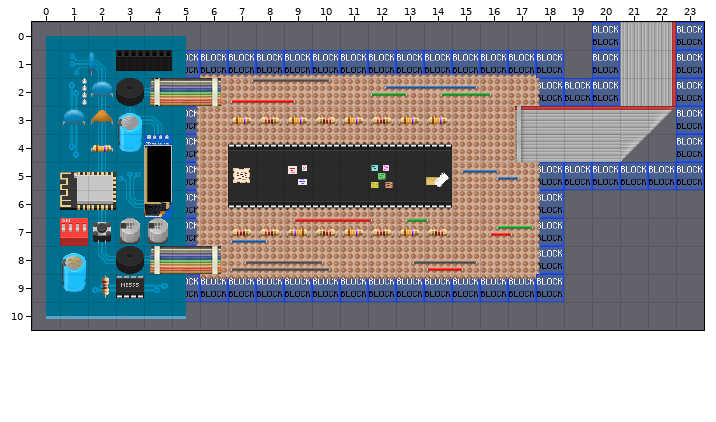
Two states of a Tiled map (JSON), src/maps/meeting1.json. The first picture shows the starting point.
Cells are 32x32 px. Shown: x 0..23, y 0..10.
After:
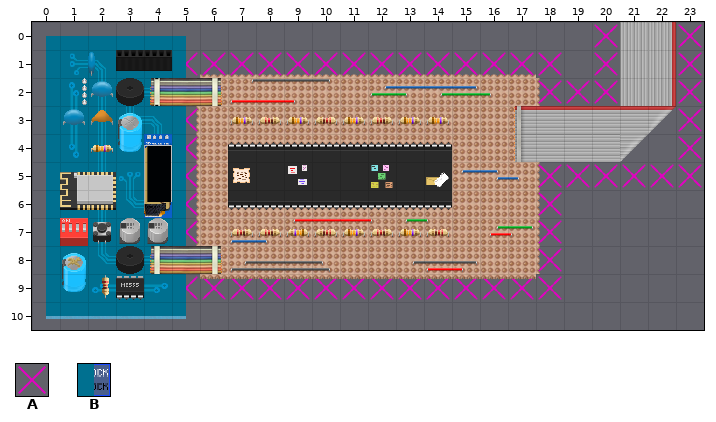
Key: from "floor_gaffa": A 8; from "mapUtilities": B 3.
_ is an empty cell.
See-through tiles are keyed as they look on the map.
Commit message: fixed collision layer in Meetingraum 1 #22
Edits made:
Layer "Collision":
y 0: x 20 B -> A; x 23 B -> A
y 1: x 5..18 BBBBBBBBBBBBBB -> AAAAAAAAAAAAAA; x 20 B -> A; x 23 B -> A
y 2: x 18..20 BBB -> AAA; x 23 B -> A
y 3..4: x 5 B -> A; x 23 B -> A
y 5: x 5 B -> A; x 18..23 BBBBBB -> AAAAAA
y 6..7: x 5 B -> A; x 18 B -> A
y 8: x 18 B -> A
y 9: x 5..18 BBBBBBBBBBBBBB -> AAAAAAAAAAAAAA
